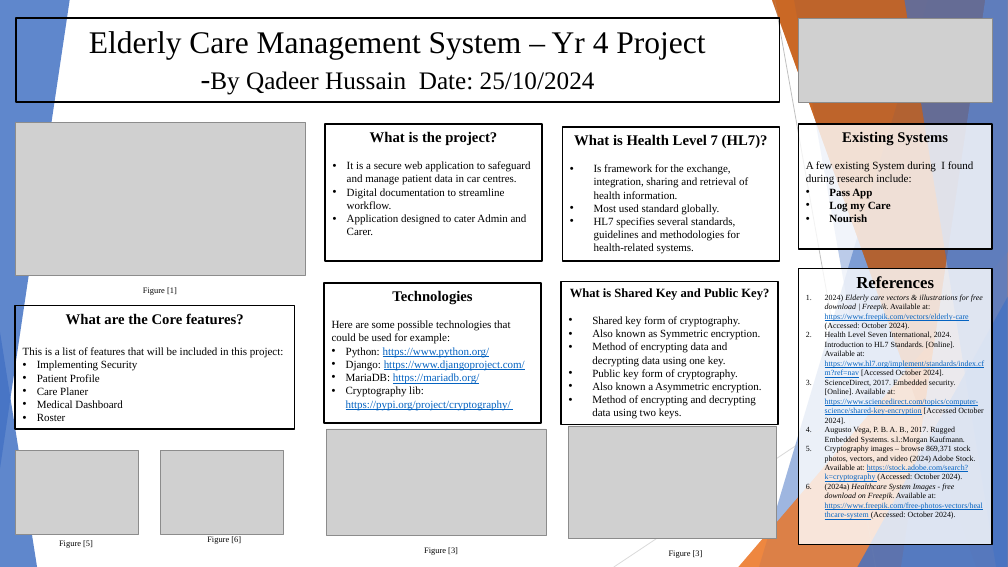
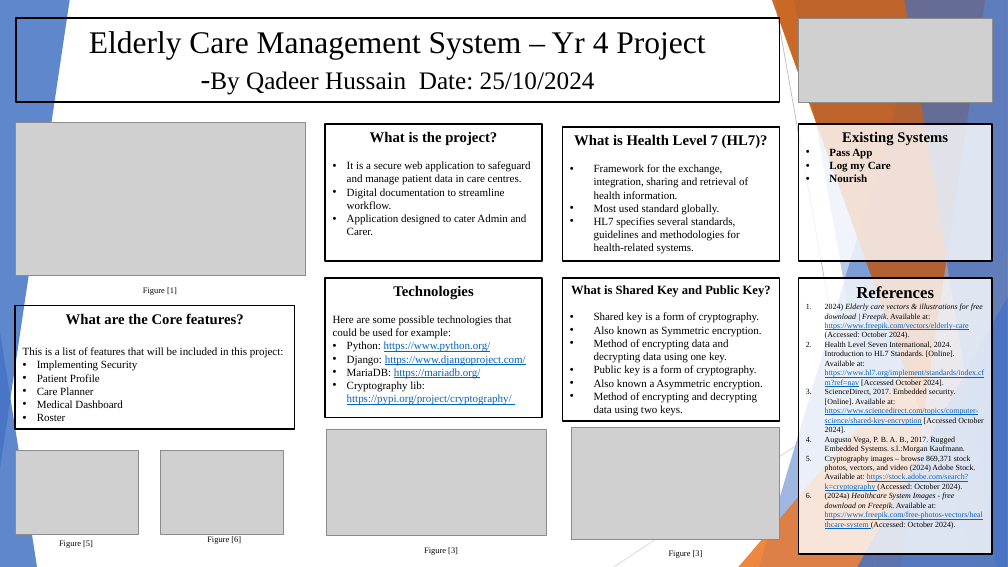
Before and after one commit to Qadeer1813/Project-Y4, a slide deck: slide 1 of Research Poster.pptx. Drawn at 1008x567 pixels with LibreOffice and Linux fonts; fonts in the diff are those of the drawing; grey boxes stand for pictures. Boxes give left, top, right and bottom in pixels: in the first picture for what was removed or moved away, otherwise in the second. Text is boxed around its words. In the diff, an @@ line names an element or a change of style, - is before the commit and + after.

Commit message:
Fixed spelling mistakes

```diff
--- a/Research Poster.pptx
+++ b/Research Poster.pptx
@@ rectangle "Existing Systems": place and size @@
-rectangle "Existing Systems" at <box>799,124,992,249</box>
+rectangle "Existing Systems" at <box>799,124,992,261</box>
@@ text in rectangle at <box>347,161,531,185</box>: text changed @@
-• It is a secure web application to safeguard and manage patient data in car centres.
+• It is a secure web application to safeguard and manage patient data in care centres.
@@ text in rectangle at <box>594,164,748,199</box>: text changed @@
-• Is framework for the exchange, integration, sharing and retrieval of health information.
+• Framework for the exchange, integration, sharing and retrieval of health information.
@@ text in rectangle at <box>806,161,974,185</box>: paragraph removed @@
-A few existing System during I found during research include:
@@ rectangle "Technologies": place and size @@
-rectangle "Technologies" at <box>324,284,541,423</box>
+rectangle "Technologies" at <box>325,278,542,418</box>
@@ rectangle "References": place and size @@
-rectangle "References" at <box>799,268,992,544</box>
+rectangle "References" at <box>799,278,992,554</box>
@@ text in rectangle at <box>594,312,759,323</box>: text changed @@
-• Shared key form of cryptography.
+• Shared key is a form of cryptography.
@@ text in rectangle at <box>37,387,93,395</box>: text changed @@
-• Care Planer
+• Care Planner
@@ text in rectangle at <box>594,365,756,376</box>: text changed @@
-• Public key form of cryptography.
+• Public key is a form of cryptography.
```
